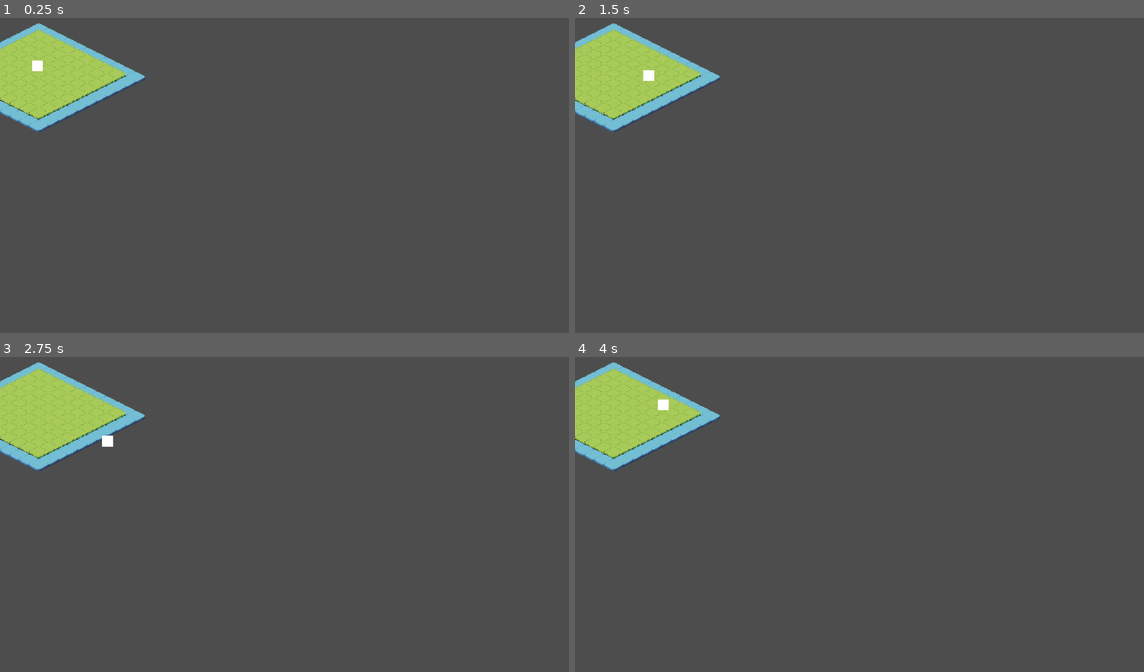
Above: before the commit, frames 1-4 (two rows, left to right).
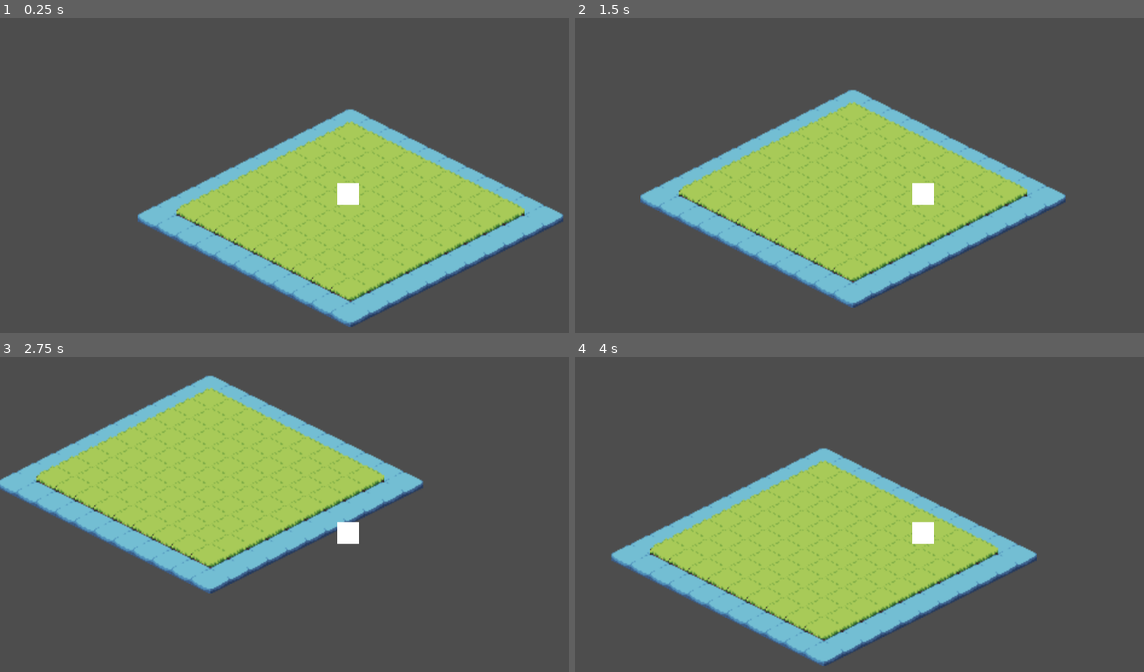
Above: after the commit, the same moments.

Repository: Rodynos/Journey-Godot-Wild-Jam
Game: Godot game, scene res://CharacterMovement (tilemaplayer).tscn
Same seed, same stepped clock (60 frames per second), same inputs: the game is played once before the commit and once after it.
Inputs:
- Up to frame 1 (0.25 s): no input
- Up to frame 2 (1.5 s): tap Enter at 0.5 s; hold D (move_right) 0.53-1.28 s; hold S (move_down) from 1.28 s (still down)
- Up to frame 3 (2.75 s): release S (move_down) at 2.03 s; hold D (move_right) from 2.03 s (still down)
- Up to frame 4 (4 s): release D (move_right) at 2.78 s; hold W (move_up) 2.78-3.53 s; hold A (move_left) from 3.53 s (still down)

The runs differ from the first frame. In frame 1, 32% of the frame differs, in the area x 0-100%, y 1-99%; in frame 2, 32%; in frame 3, 31%; in frame 4, 32%.

Commit message:
Player movement completed

Diff:
--- a/CharacterMovement (tilemaplayer).tscn
+++ b/CharacterMovement (tilemaplayer).tscn
@@ -136,3 +136,6 @@
 
 [node name="Player" parent="." unique_id=1328392468 instance=ExtResource("2_pkm61")]
 position = Vector2(62, 105)
+
+[node name="Camera2D" type="Camera2D" parent="Player" unique_id=624906181]
+zoom = Vector2(2, 2)
--- a/Player/player.gd
+++ b/Player/player.gd
@@ -1,8 +1,4 @@
 extends CharacterBody2D
-
-const SPEED = 80
-
-var current_direction
 
 enum direction{
 	UP,
@@ -16,29 +12,26 @@
 	IDLE
 }
 
+const SPEED = 80
+var current_direction
+
 var KEY_UP = false
 var KEY_DOWN = false
 var KEY_RIGHT = false
 var KEY_LEFT = false
 
 func _process(_delta: float) -> void:
-	pass
 	get_input()
 	set_direction()
 	move()
 
+
 func get_input():
-	if Input.is_action_pressed("move_up"): KEY_UP = true
-	else: KEY_UP = false
+	KEY_UP = is_key_pressed("move_up")
+	KEY_DOWN = is_key_pressed("move_down")
+	KEY_LEFT = is_key_pressed("move_left")
+	KEY_RIGHT = is_key_pressed("move_right")
 
-	if Input.is_action_pressed("move_down"): KEY_DOWN = true
-	else: KEY_DOWN = false
-
-	if Input.is_action_pressed("move_left"): KEY_LEFT = true
-	else: KEY_LEFT = false
-
-	if Input.is_action_pressed("move_right"): KEY_RIGHT = true
-	else: KEY_RIGHT = false
 
 func set_direction():
 	if KEY_UP:
@@ -92,6 +85,9 @@
 
 	move_and_slide()
 
-
+# helper methods
 func cartesian_to_isometric(cartesian):
 	return Vector2(cartesian.x - cartesian.y, (cartesian.x + cartesian.y) / 2)
+
+func is_key_pressed(action_name: String) -> bool:
+	return Input.is_action_pressed(action_name)
